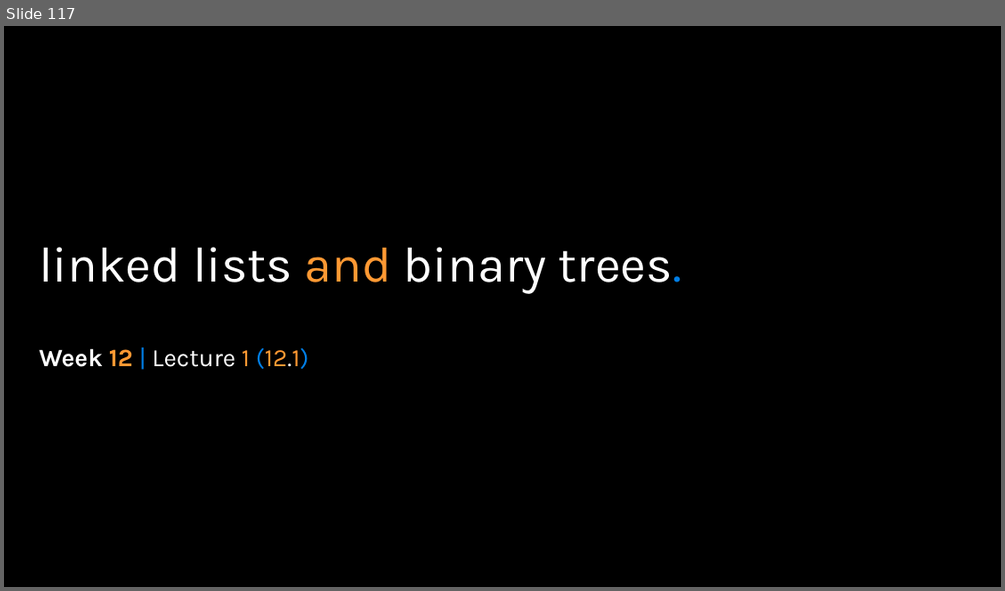
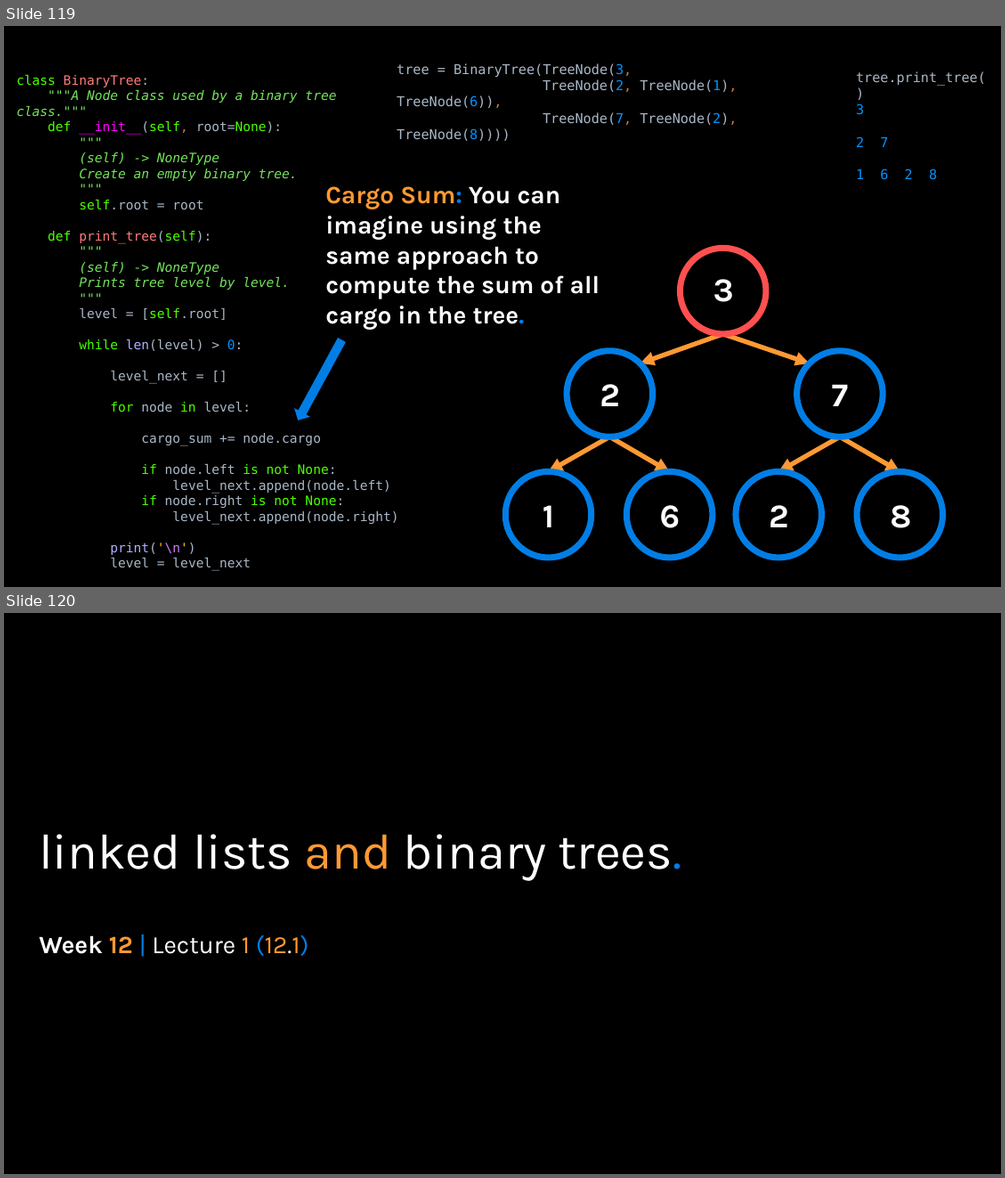
Before and after one commit to APS106/APS106-winter-2022-material, a slide deck: lectures/week12/lecture1/slides/week12_lecture1.pptx. Shown one above the other, each under a label of ours: slide 117 before the commit, slides 119 and 120 after it. The pictures are 1005x591 and 1005x1178 pixels, drawn with LibreOffice and Linux fonts; fonts in the diff are those of the drawing; background and template pictures are left out. Boxes give left, top, right and bottom in pixels: in the first picture for what was removed or moved away, otherwise in the second. Text is boxed around its words. In the diff, an @@ line names an element or a change of style, - is before the commit and + after.

```diff
--- a/lectures/week12/lecture1/slides/week12_lecture1.pptx
+++ b/lectures/week12/lecture1/slides/week12_lecture1.pptx
@@ slide 119 added at (4, 26, 1001, 587), background picture (left out) @@
@@ text added at (16, 74, 398, 571), 12.5 pt, text #A9B7C6 @@
+class BinaryTree:
+"""A Node class used by a binary tree class."""
+def __init__(self, root=None):
+"""
+(self) -> NoneType
+Create an empty binary tree.
+"""
+self.root = root
+def print_tree(self):
+"""
+(self) -> NoneType
+Prints tree level by level.
+"""
+level = [self.root]
+while len(level) > 0:
+level_next = []
+for node in level:
+cargo_sum += node.cargo
+if node.left is not None:
+level_next.append(node.left)
+if node.right is not None:
+level_next.append(node.right)
+print('\n')
+level = level_next
@@ text added at (396, 63, 736, 141), 13 pt, text #A9B7C6 @@
+tree = BinaryTree(TreeNode(3,
+TreeNode(2, TreeNode(1), TreeNode(6)),
+TreeNode(7, TreeNode(2), TreeNode(8))))
@@ text added at (856, 71, 986, 180), 13 pt, text #A9B7C6 @@
+tree.print_tree()
+3
+2 7
+1 6 2 8
@@ text added at (325, 186, 599, 329), 24 pt, text #FFFFFF, bold @@
+Cargo Sum: You can imagine using the same approach to compute the sum of all cargo in the tree.
@@ ellipse added at (680, 248, 766, 334), outline #FF5050 6 pt @@
@@ text added at (713, 279, 734, 302), 32 pt, text #FFFFFF, bold @@
+3
@@ down arrow added at (290, 336, 349, 425), fill #017EE5 @@
@@ arrow added from (723, 334) to (640, 363), #FF9933 4.5 pt @@
@@ arrow added from (723, 334) to (809, 363), #FF9933 4.5 pt @@
@@ ellipse added at (567, 351, 653, 436), outline #017EE5 6 pt @@
@@ ellipse added at (797, 351, 882, 436), outline #017EE5 6 pt @@
@@ text added at (599, 384, 620, 406), 32 pt, text #FFFFFF, bold @@
+2
@@ text added at (832, 384, 849, 406), 32 pt, text #FFFFFF, bold @@
+7
@@ arrow added from (610, 436) to (549, 472), #FF9933 4.5 pt @@
@@ arrow added from (610, 436) to (670, 472), #FF9933 4.5 pt @@
@@ arrow added from (840, 436) to (778, 472), #FF9933 4.5 pt @@
@@ arrow added from (840, 436) to (900, 472), #FF9933 4.5 pt @@
@@ ellipse added at (506, 472, 591, 557), outline #017EE5 6 pt @@
@@ ellipse added at (627, 472, 713, 557), outline #017EE5 6 pt @@
@@ ellipse added at (736, 472, 822, 557), outline #017EE5 6 pt @@
@@ ellipse added at (858, 472, 943, 557), outline #017EE5 6 pt @@
@@ text added at (542, 505, 554, 527), 32 pt, text #FFFFFF, bold @@
+1
@@ text added at (660, 505, 680, 528), 32 pt, text #FFFFFF, bold @@
+6
@@ text added at (769, 505, 789, 527), 32 pt, text #FFFFFF, bold @@
+2
@@ text added at (890, 505, 911, 528), 32 pt, text #FFFFFF, bold @@
+8
@@ what was slide 117 is now slide 120 @@
```
Also in this commit, not shown: 3 slides changed, 2 other slides added, 4 other files.
